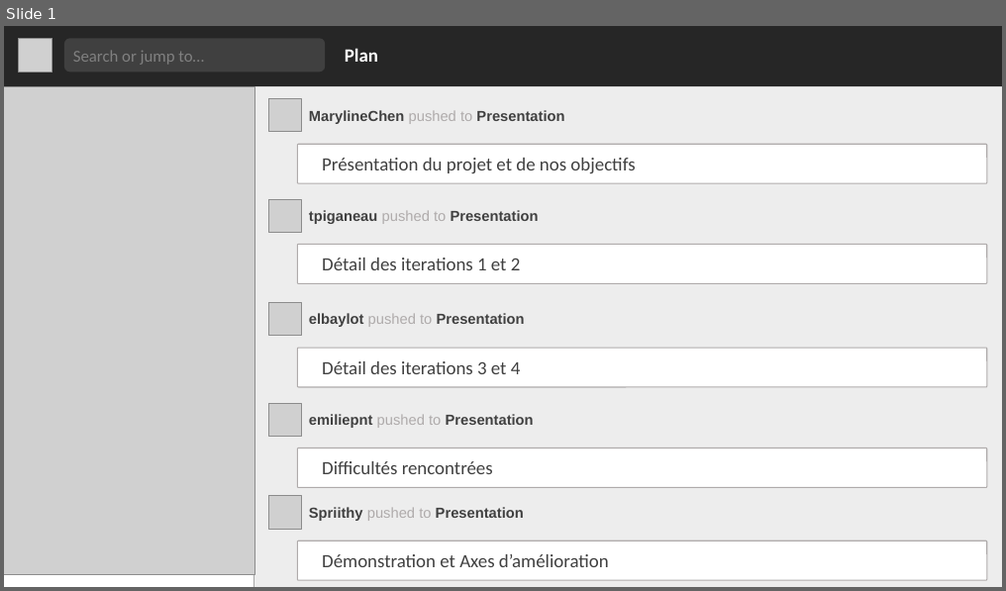
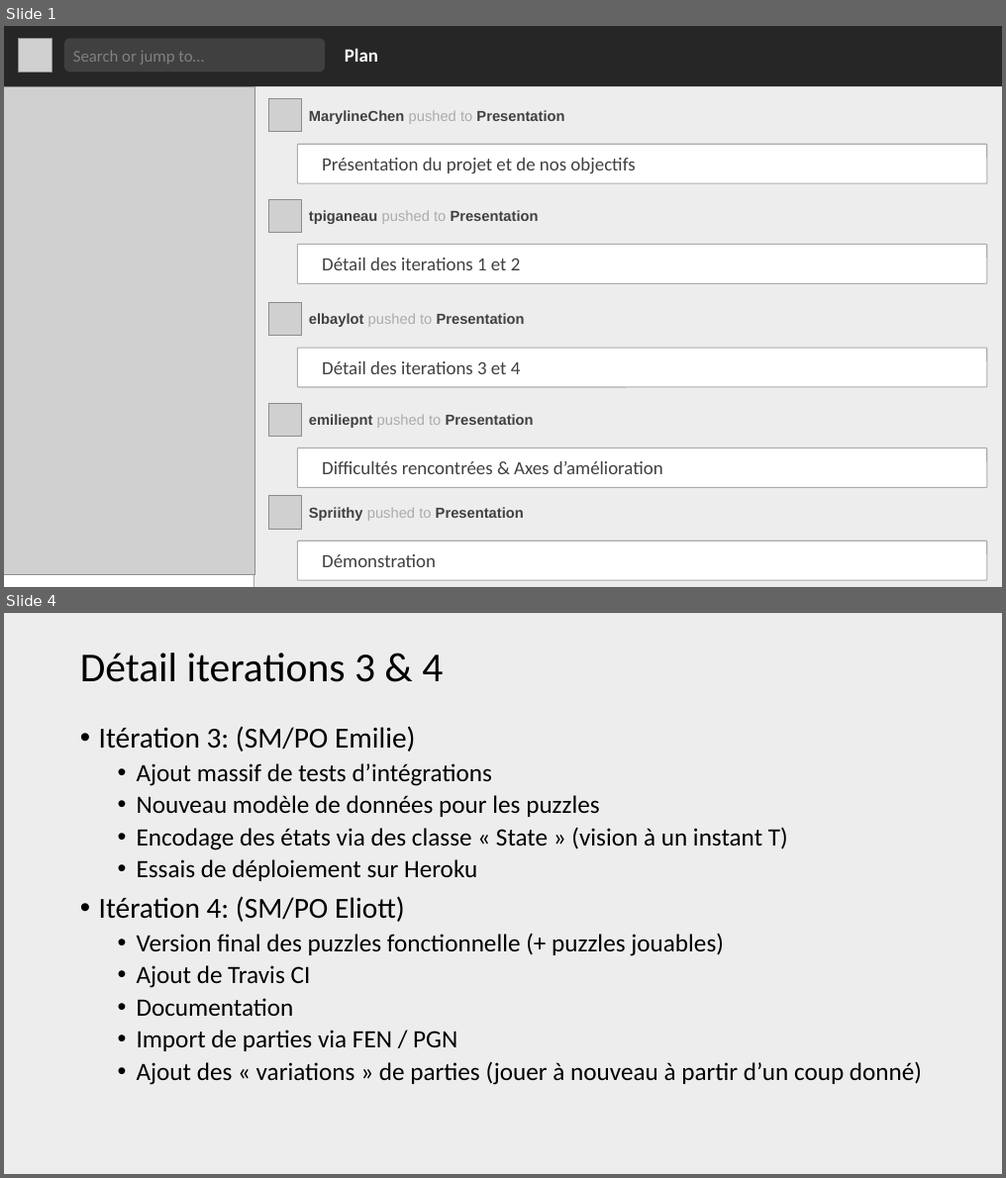
Before and after one commit to oliviercailloux/Assisted-Board-Games, a slide deck: Doc/Présentation 2019.pptx. Shown one above the other, each under a label of ours: slide 1 before the commit, slides 1 and 4 after it; the slides between them are not shown. The pictures are 1006x591 and 1006x1178 pixels, drawn with LibreOffice and Linux fonts; fonts in the diff are those of the drawing; grey boxes stand for pictures. Boxes give left, top, right and bottom in pixels: in the first picture for what was removed or moved away, otherwise in the second. Text is boxed around its words. In the diff, an @@ line names an element or a change of style, - is before the commit and + after.

```diff
--- a/Doc/Présentation 2019.pptx
+++ b/Doc/Présentation 2019.pptx
@@ slide 4 added at (x1=4, y1=613, x2=1002, y2=1174), background #EDEDED @@
@@ title added at (x1=80, y1=653, x2=443, y2=682), 39.6 pt, text #000000 @@
+Détail iterations 3 & 4
@@ text added at (x1=99, y1=726, x2=922, y2=1085), 24 pt, text #000000 @@
+• Itération 3: (SM/PO Emilie)
+  • Ajout massif de tests d’intégrations
+  • Nouveau modèle de données pour les puzzles
+  • Encodage des états via des classe « State » (vision à un instant T)
+  • Essais de déploiement sur Heroku
+• Itération 4: (SM/PO Eliott)
+  • Version final des puzzles fonctionnelle (+ puzzles jouables)
+  • Ajout de Travis CI
+  • Documentation
+  • Import de parties via FEN / PGN
+  • Ajout des « variations » de parties (jouer à nouveau à partir d’un coup donné)
@@ slide 1 changed as well @@
@@ text in rounded rectangle at (x1=322, y1=462, x2=663, y2=474): text changed @@
-Difficultés rencontrées
+Difficultés rencontrées & Axes d’amélioration
@@ text in rounded rectangle at (x1=322, y1=555, x2=436, y2=568): text changed @@
-Démonstration et Axes d’amélioration
+Démonstration
```
Also in this commit, not shown: 4 other slides added.
